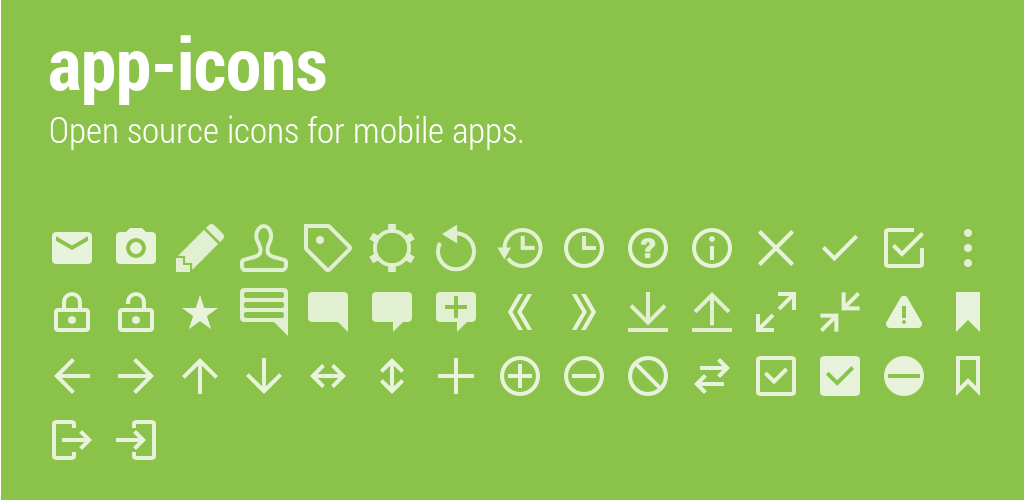
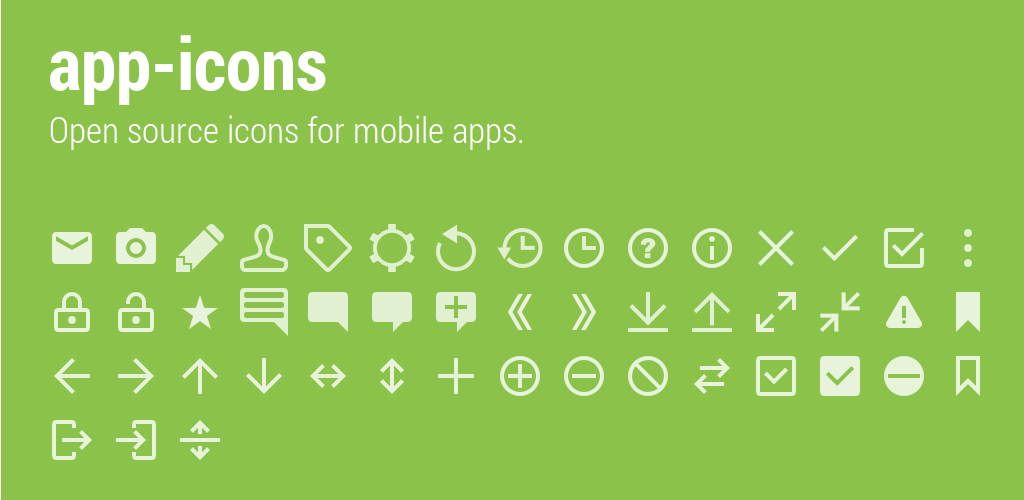
Before/after of a 1024 x 500 layered artwork. What changed in the layer stack:
added layer "ic_action_sort.png" in group "icons" over [left=180, top=420, right=220, bottom=460]
